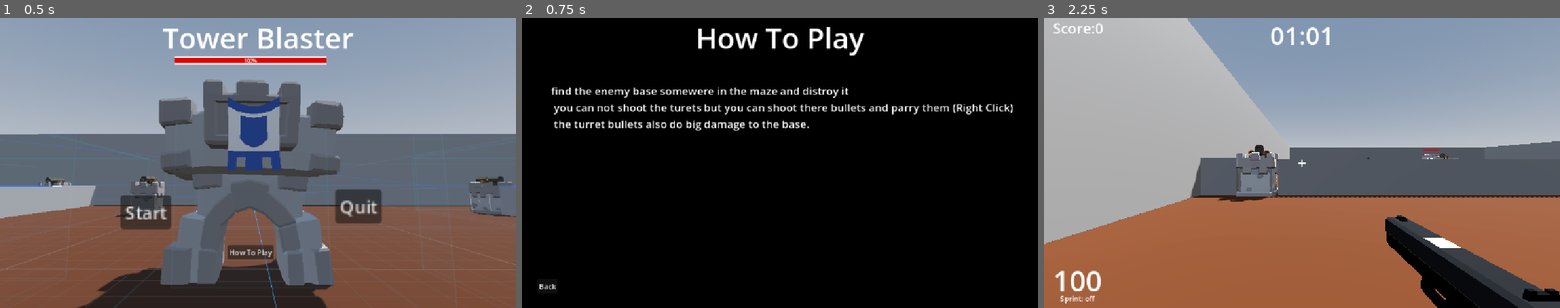
Above: before the commit, frames 1-3 (left to right).
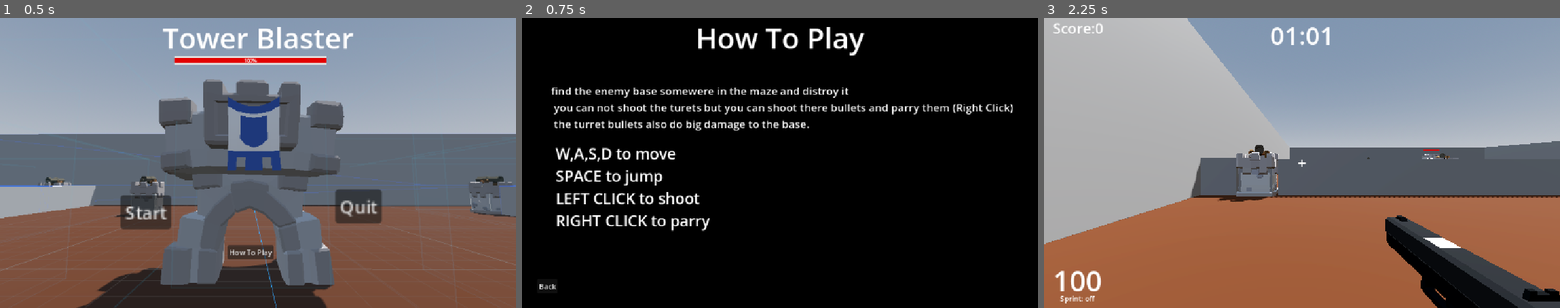
Above: after the commit, the same moments.

Repository: CSbean/Tower-Blaster
Game: Godot game, scene res://start_screen.tscn
The game is run twice, just before and just after one commit, with the same random seed, the same clock (stepped at 60 frames per second) and the same inputs.
Inputs:
- Up to frame 1 (0.5 s): no input
- Up to frame 2 (0.75 s): click "How To Play" at 0.5 s
- Up to frame 3 (2.25 s): click "Back" at 1.25 s; click "Start" at 2 s

Frame 1 is identical in both runs. In frame 2, 1.9% of the frame differs, in the area x 6-37%, y 44-74%; in frame 3, nothing differs.

Commit message:
finished instruactions screen

Diff:
--- a/tower-blaster/instruction_screen.tscn
+++ b/tower-blaster/instruction_screen.tscn
@@ -7,6 +7,9 @@
 
 [sub_resource type="LabelSettings" id="LabelSettings_pl6jf"]
 font_size = 24
+
+[sub_resource type="LabelSettings" id="LabelSettings_dcchn"]
+font_size = 34
 
 [node name="instructionScreen" type="Control" unique_id=1149141410]
 layout_mode = 3
@@ -57,4 +60,16 @@
 offset_bottom = 615.0
 text = "Back"
 
+[node name="Label3" type="Label" parent="." unique_id=1576185457]
+layout_mode = 0
+offset_left = 75.0
+offset_top = 279.0
+offset_right = 419.0
+offset_bottom = 476.0
+text = "W,A,S,D to move
+SPACE to jump
+LEFT CLICK to shoot
+RIGHT CLICK to parry"
+label_settings = SubResource("LabelSettings_dcchn")
+
 [connection signal="pressed" from="Button" to="." method="_on_button_pressed"]
